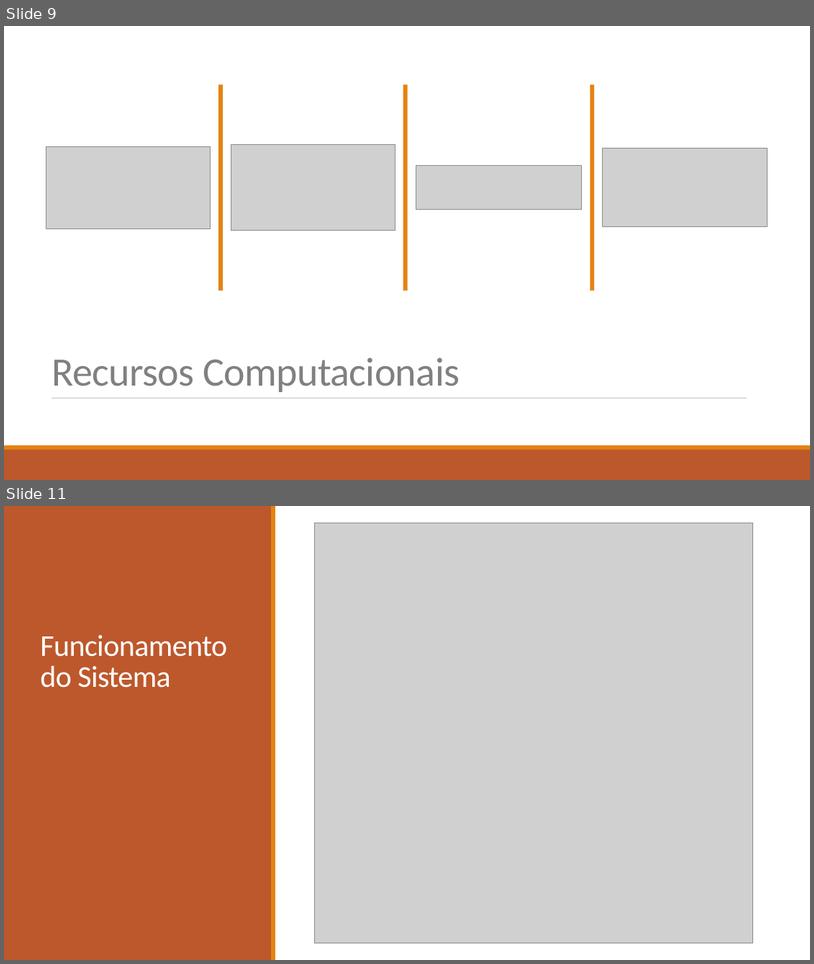
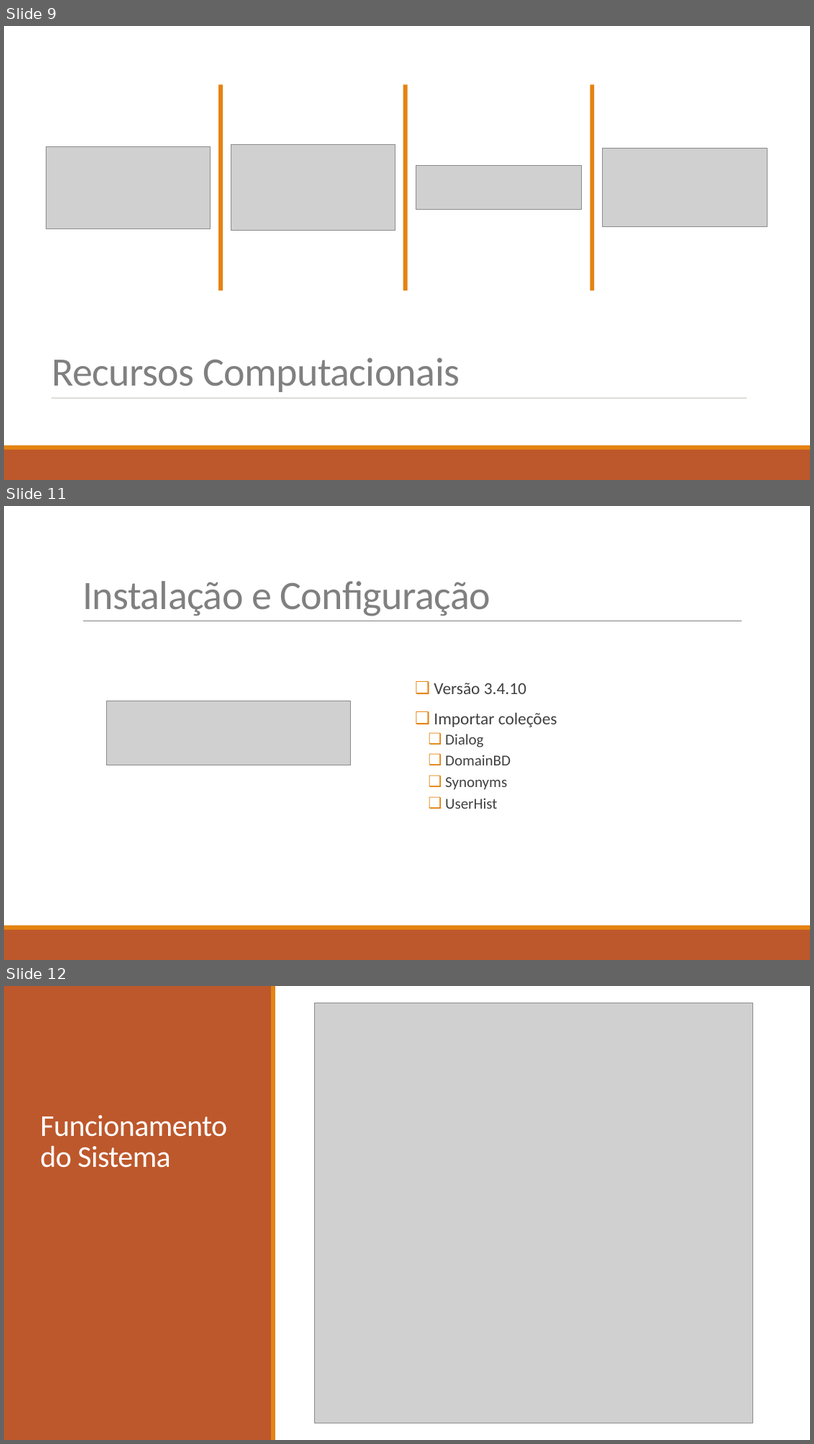
Before and after one commit to diisnc/Dialog_Agent_1819, a slide deck: Report/presentation_2.pptx. Shown one above the other, each under a label of ours: slides 9 and 11 before the commit, slides 9, 11 and 12 after it; the slides between them are not shown. The pictures are 814x964 and 814x1444 pixels, drawn with LibreOffice and Linux fonts; fonts in the diff are those of the drawing; grey boxes stand for pictures. Boxes give left, top, right and bottom in pixels: in the first picture for what was removed or moved away, otherwise in the second. Text is boxed around its words. In the diff, an @@ line names an element or a change of style, - is before the commit and + after.

```diff
--- a/Report/presentation_2.pptx
+++ b/Report/presentation_2.pptx
@@ slide 11 added at box(4, 506, 810, 960), background #FFFFFF @@
@@ title added at box(82, 581, 491, 616), 48 pt, text #808080 @@
+Instalação e Configuração
@@ line added from (83, 621) to (743, 621), #808080 0.5 pt @@
@@ text added at box(434, 682, 558, 808), 18 pt, text #404040 @@
+❑ Versão 3.4.10
+❑ Importar coleções
+  ❑ Dialog
+  ❑ DomainBD
+  ❑ Synonyms
+  ❑ UserHist
@@ picture added at box(106, 701, 350, 765) @@
@@ rectangle added at box(4, 929, 810, 960), fill #BD582C @@
@@ rectangle added at box(4, 925, 810, 929), fill #E48312 @@
@@ what was slide 11 is now slide 12 @@
```
Also in this commit, not shown: 4 slides changed, 1 slide removed.
